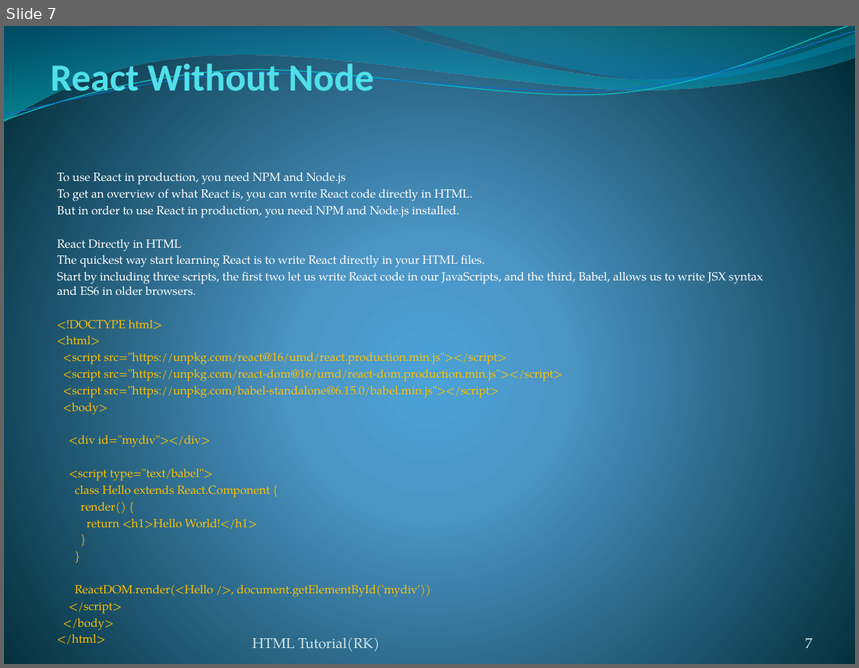
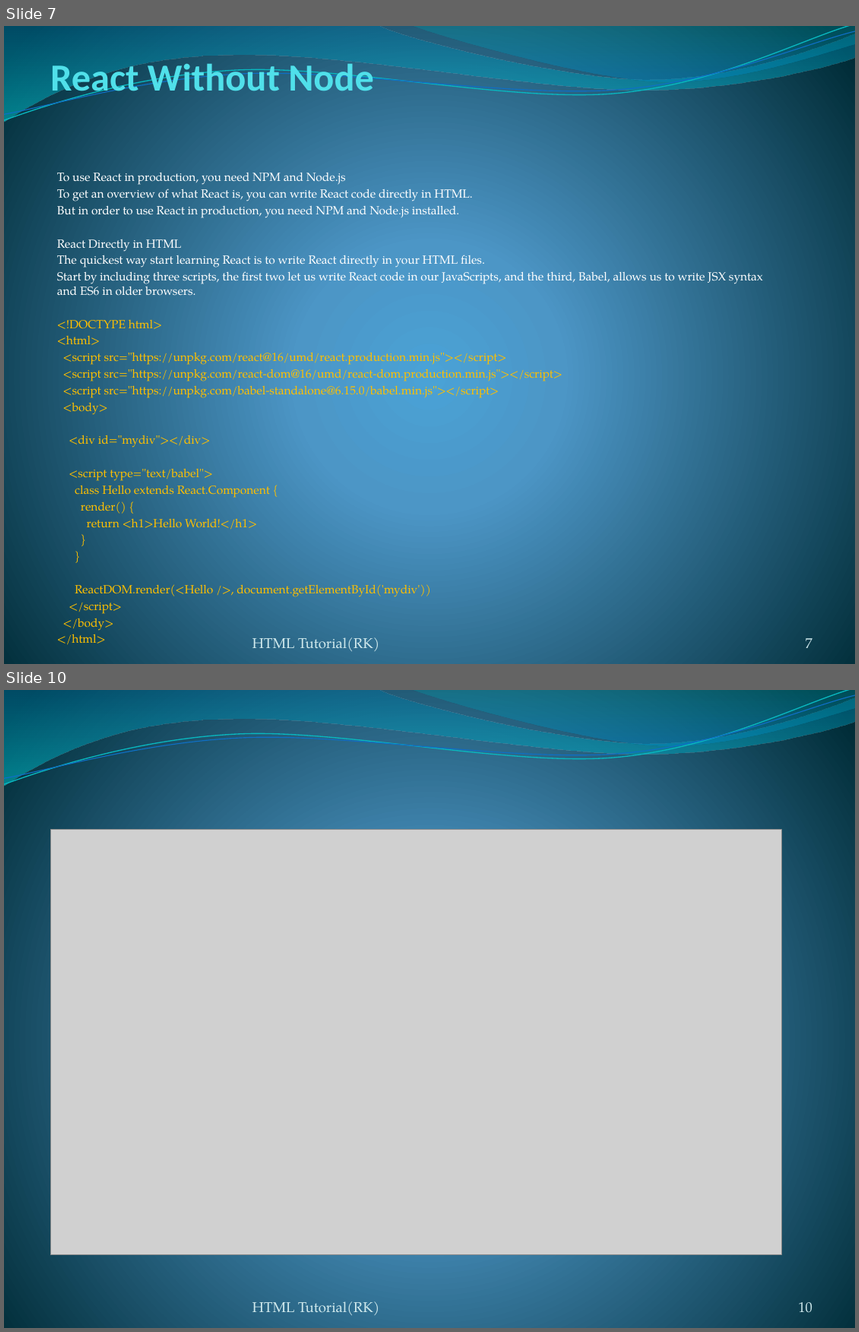
Before and after one commit to rakeshpriyad/tutorial-react-html-css-js-java, a slide deck: React.pptx. Shown one above the other, each under a label of ours: slide 7 before the commit, slides 7 and 10 after it; the slides between them are not shown. The pictures are 859x668 and 859x1332 pixels, drawn with LibreOffice and Linux fonts; fonts in the diff are those of the drawing; grey boxes stand for pictures. Boxes give left, top, right and bottom in pixels: in the first picture for what was removed or moved away, otherwise in the second. Text is boxed around its words. In the diff, an @@ line names an element or a change of style, - is before the commit and + after.

```diff
--- a/React.pptx
+++ b/React.pptx
@@ slide 10 added at [4,690,855,1328], background gradient #4AA0D6 to #4C98C7 to #002C38; not listed: 4 template elements that a slide beside it also shows @@
@@ picture added at [51,830,782,1255] @@
@@ text added at [253,1302,379,1315], 12 pt, text #D1EAEE @@
+HTML Tutorial(RK)
@@ page number added at [798,1303,813,1313], 12 pt, text #D1EAEE @@
+10
```
Also in this commit, not shown: 87 other slides added, 1 other file.
